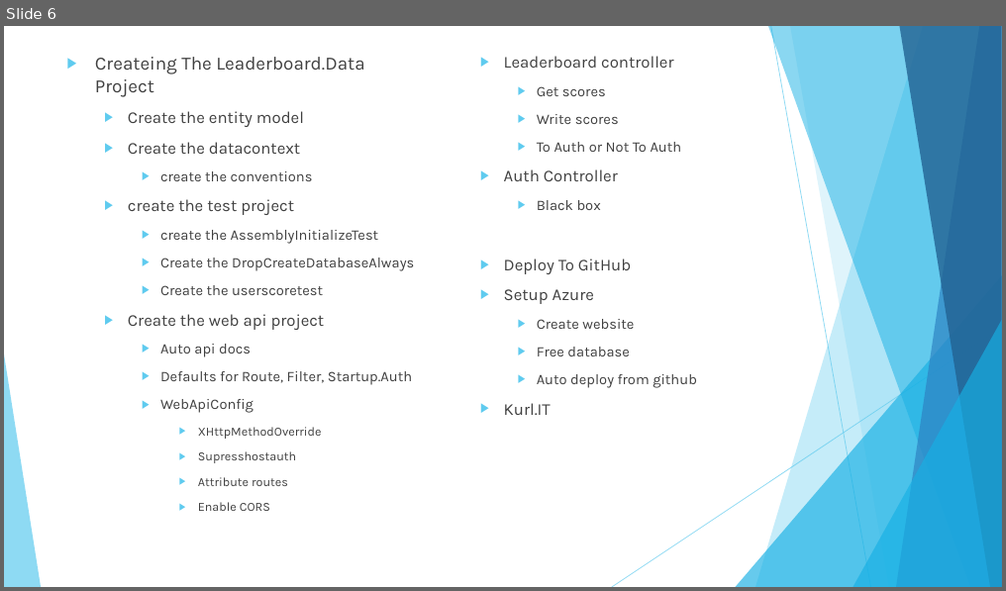
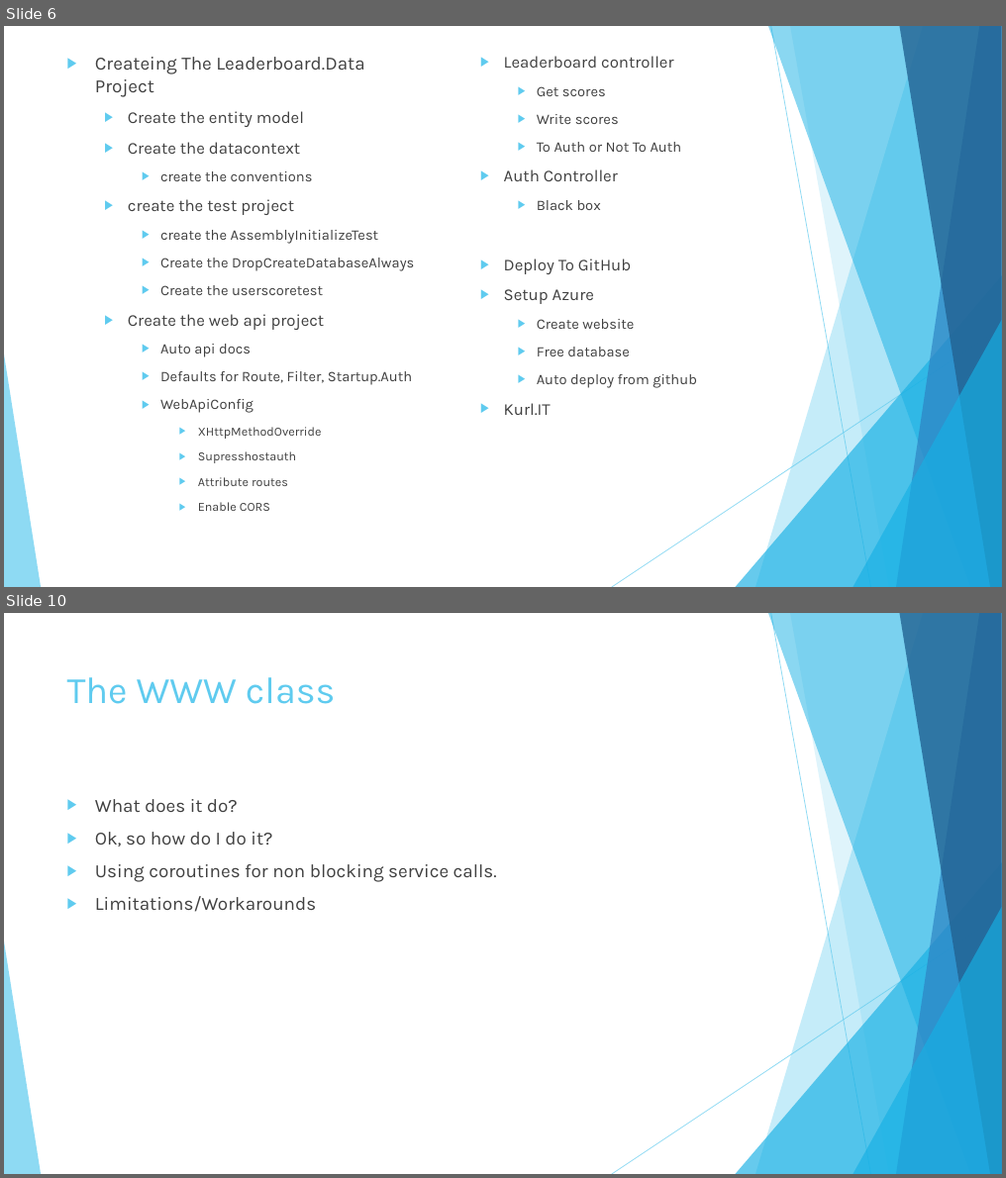
Before and after one commit to andrewboudreau/Leaderboard, a slide deck: Unity 3D and Azure.pptx. Shown one above the other, each under a label of ours: slide 6 before the commit, slides 6 and 10 after it; the slides between them are not shown. The pictures are 1006x591 and 1006x1178 pixels, drawn with LibreOffice and Linux fonts; fonts in the diff are those of the drawing. Boxes give left, top, right and bottom in pixels: in the first picture for what was removed or moved away, otherwise in the second. Text is boxed around its words. In the diff, an @@ line names an element or a change of style, - is before the commit and + after.

```diff
--- a/Unity 3D and Azure.pptx
+++ b/Unity 3D and Azure.pptx
@@ slide 10 added at (x1=4, y1=613, x2=1002, y2=1174), background #FFFFFF; not listed: 10 template elements that a slide beside it also shows @@
@@ title added at (x1=67, y1=677, x2=336, y2=704), 36 pt, text #5FCBEF @@
+The WWW class
@@ text added at (x1=95, y1=799, x2=497, y2=912), 18 pt, text #404040 @@
+▶ What does it do?
+▶ Ok, so how do I do it?
+▶ Using coroutines for non blocking service calls.
+▶ Limitations/Workarounds
```
Also in this commit, not shown: 4 other slides added.
